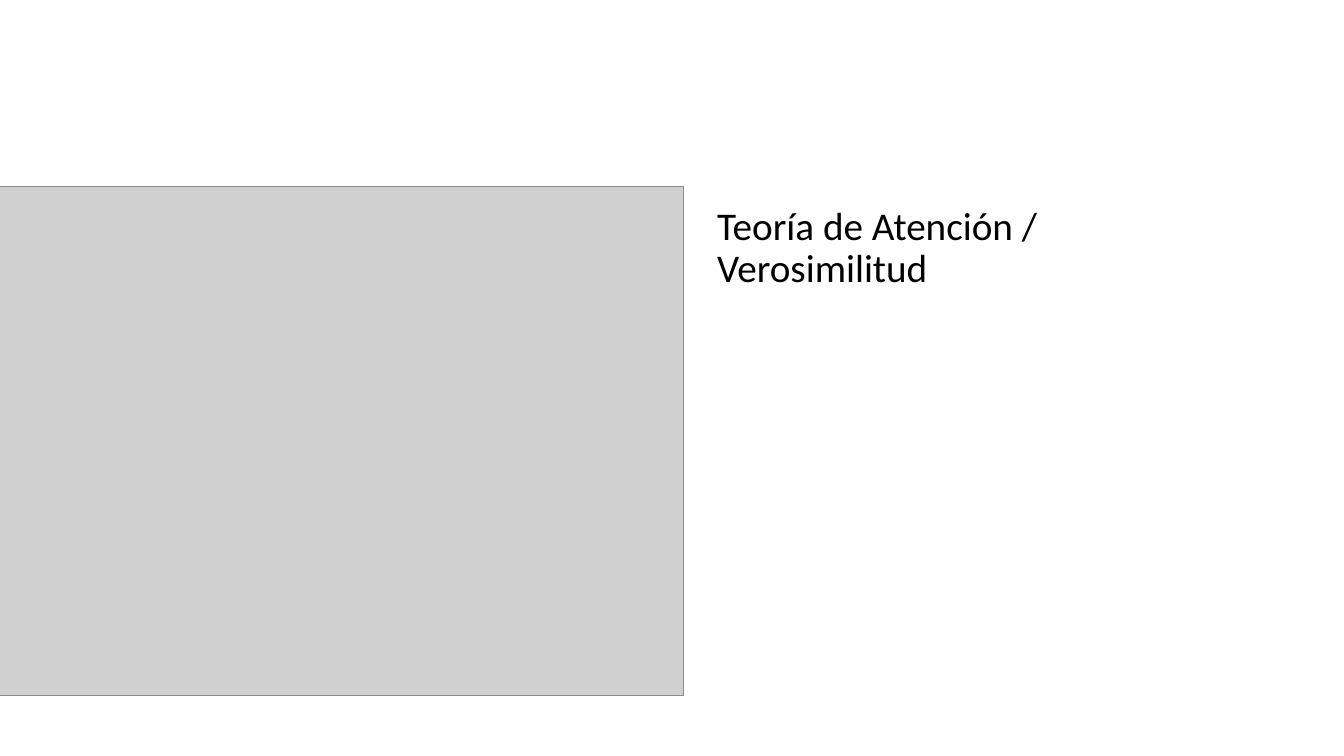
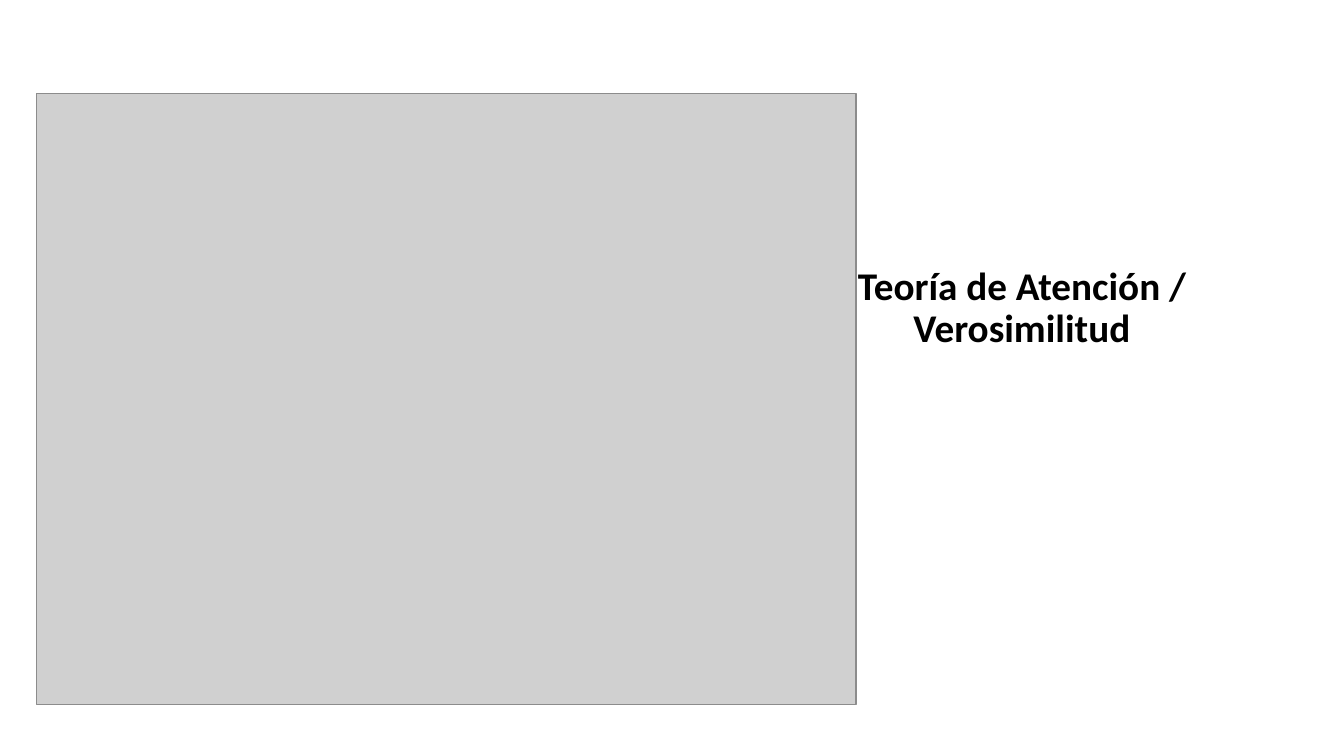
Before and after one commit to Adrifelcha/Adrifelcha, a slide deck: slide 44 of Tesis/Presentaciones/FINAL_Seminario.pptx (slide 54 before the commit). Drawn at 1344x756 pixels with LibreOffice and Linux fonts; fonts in the diff are those of the drawing; grey boxes stand for pictures. Boxes give left, top, right and bottom in pixels: in the first picture for what was removed or moved away, otherwise in the second. Text is boxed around its words. In the diff, an @@ line names an element or a change of style, - is before the commit and + after.

```diff
--- a/Tesis/Presentaciones/FINAL_Seminario.pptx
+++ b/Tesis/Presentaciones/FINAL_Seminario.pptx
@@ picture: place and size @@
-picture at (0, 187, 684, 697)
+picture at (37, 94, 857, 705)
@@ text "Teoría de Atención / Verosimilitud": place and size @@
-text "Teoría de Atención / Verosimilitud" at (717, 212, 1013, 283)
+text "Teoría de Atención / Verosimilitud" at (858, 272, 1160, 343)
@@ text "Teoría de Atención / Verosimilitud" at (858, 272, 1160, 343): bold on; alignment left to centre @@
```
Also in this commit, not shown: 13 other slides changed, 8 slides added, 17 slides removed, 1 other file.
